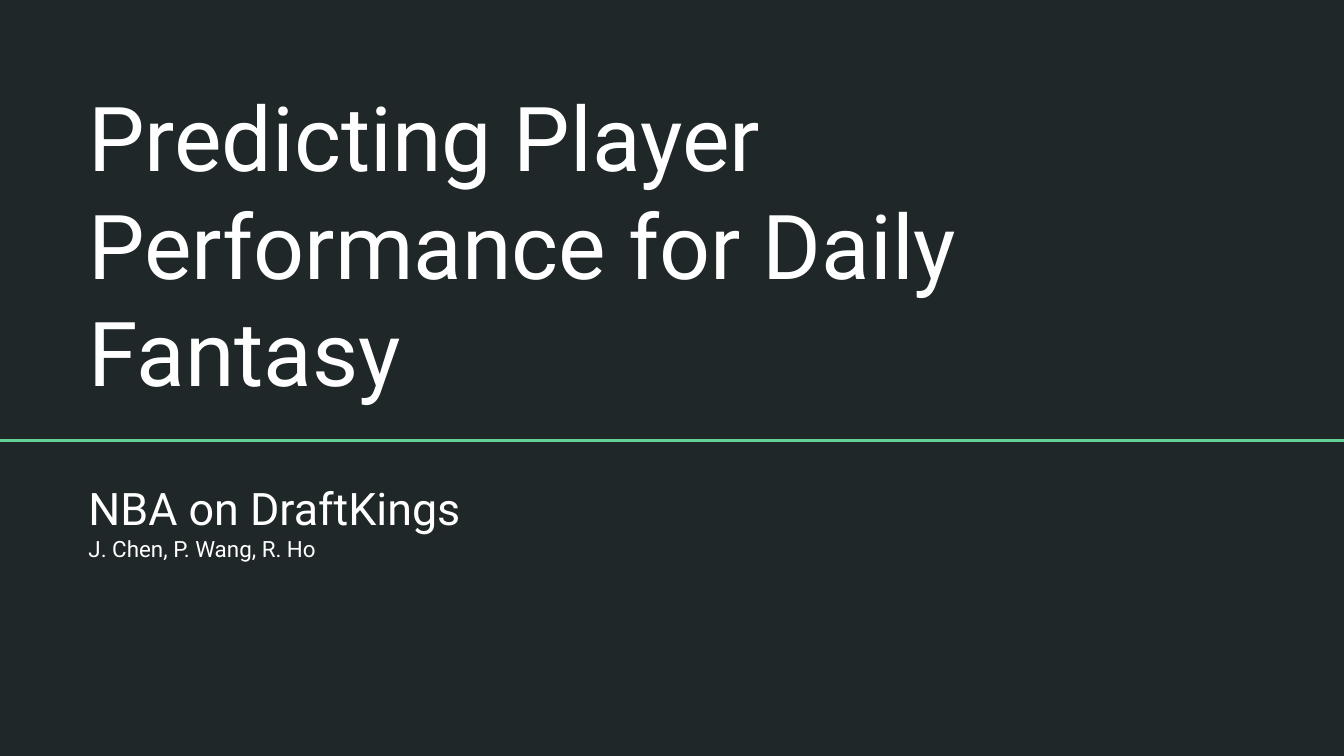
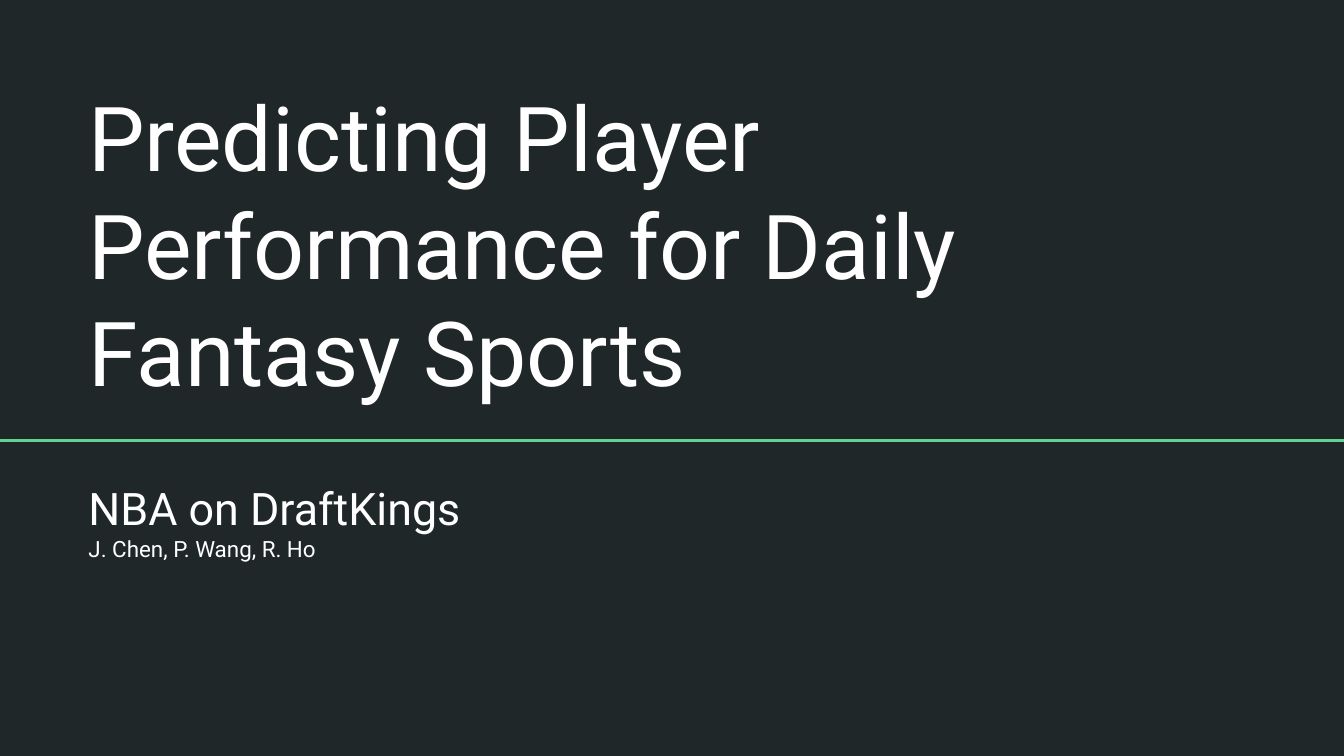
Before and after one commit to nycdatasci/bootcamp008_project, a slide deck: slide 1 of Project4-Capstone/DK/Capstone Presentation.pptx. Drawn at 1344x756 pixels with LibreOffice and Linux fonts; fonts in the diff are those of the drawing. Boxes give left, top, right and bottom in pixels: in the first picture for what was removed or moved away, otherwise in the second. Text is boxed around its words. In the diff, an @@ line names an element or a change of style, - is before the commit and + after.

Commit message:
update ppt

```diff
--- a/Project4-Capstone/DK/Capstone Presentation.pptx
+++ b/Project4-Capstone/DK/Capstone Presentation.pptx
@@ title at <box>88,103,956,405</box>: text changed @@
-Predicting Player Performance for Daily Fantasy
+Predicting Player Performance for Daily Fantasy Sports
```
Also in this commit, not shown: 11 other slides changed, 5 slides added.
